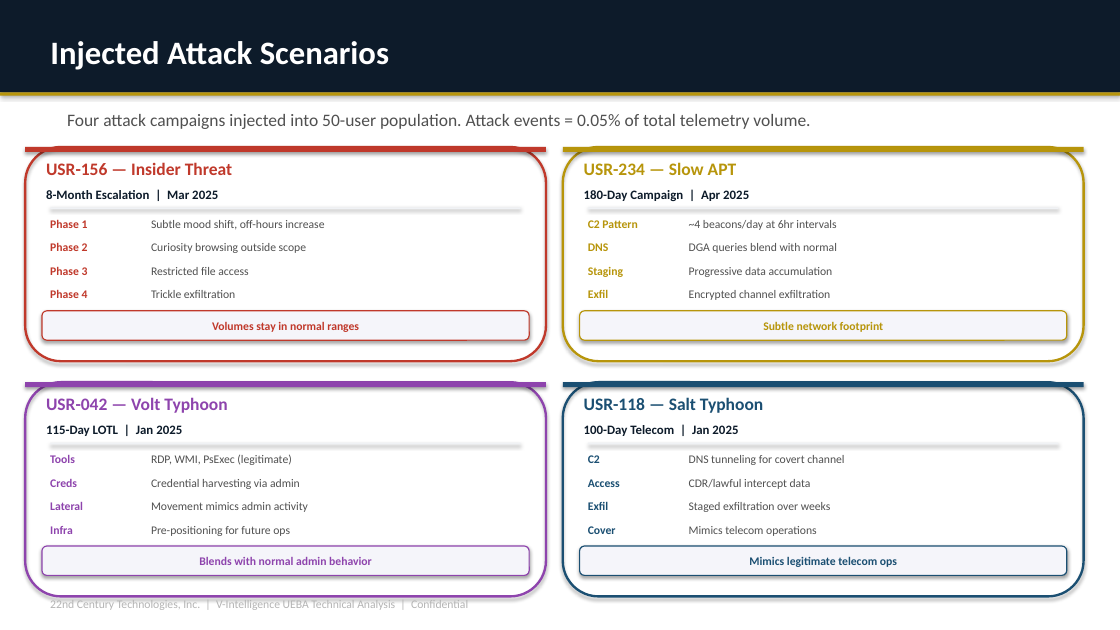
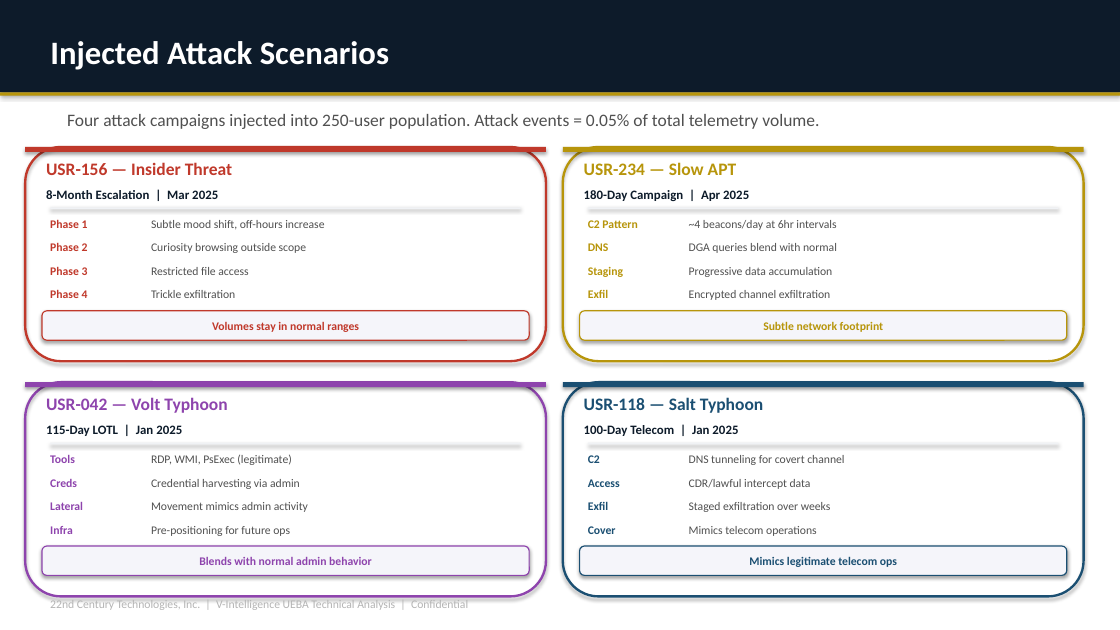
Before and after one commit to ravindrashukla/CyberUEBA_BehavioralIntel, a slide deck: slide 6 of docs/V_Intelligence_UEBA_Technical_Deep_Dive.pptx. Drawn at 1120x630 pixels with LibreOffice and Linux fonts; fonts in the diff are those of the drawing. Boxes give left, top, right and bottom in pixels: in the first picture for what was removed or moved away, otherwise in the second. Text is boxed around its words. In the diff, an @@ line names an element or a change of style, - is before the commit and + after.

```diff
--- a/docs/V_Intelligence_UEBA_Technical_Deep_Dive.pptx
+++ b/docs/V_Intelligence_UEBA_Technical_Deep_Dive.pptx
@@ text at (x1=67, y1=114, x2=819, y2=129): text changed @@
-Four attack campaigns injected into 50-user population. Attack events = 0.05% of total telemetry volume.
+Four attack campaigns injected into 250-user population. Attack events = 0.05% of total telemetry volume.
```
Also in this commit, not shown: 27 other files.
